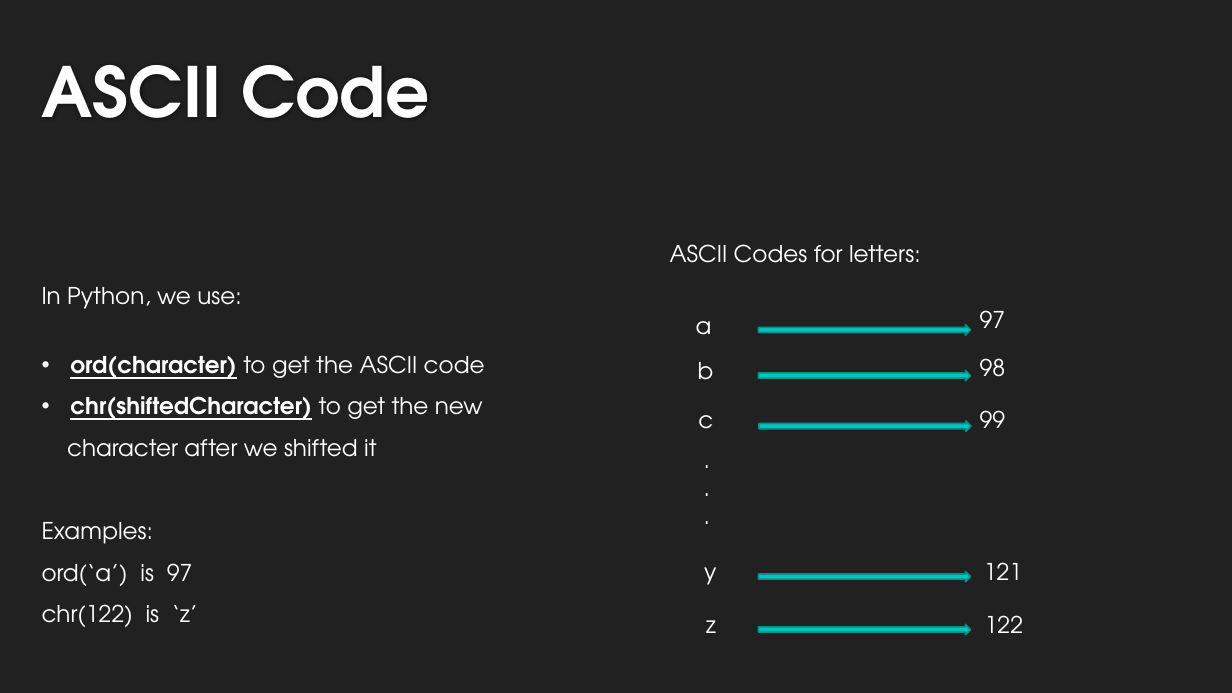
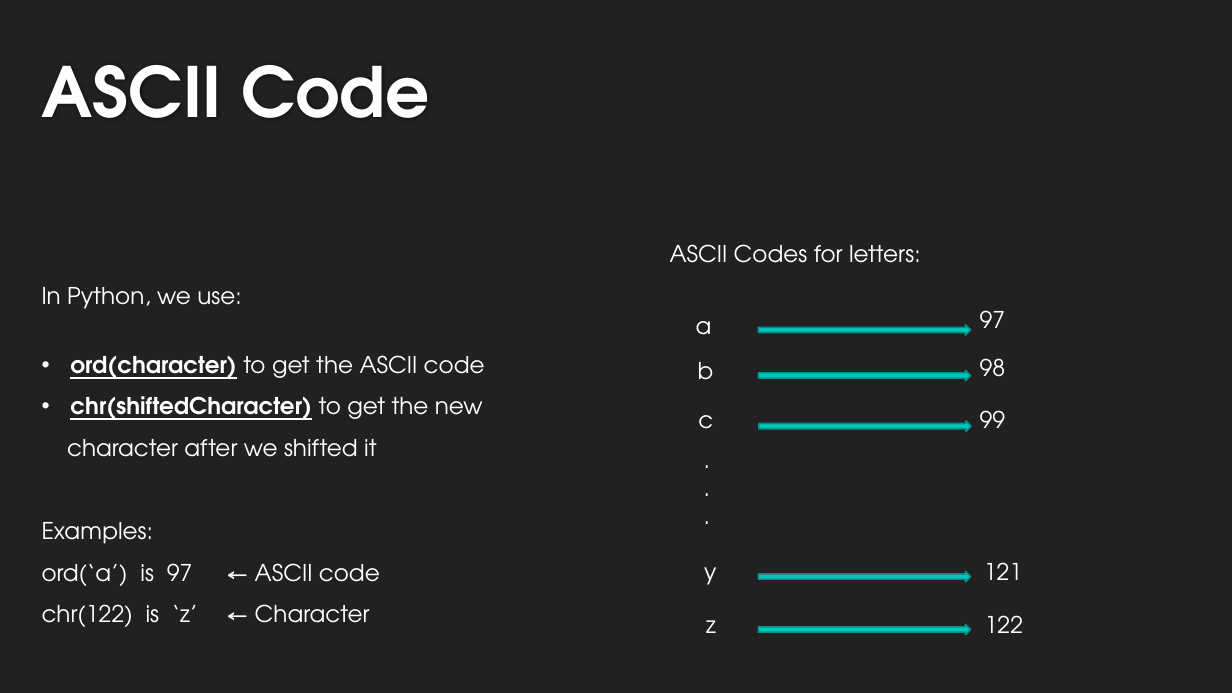
Before and after one commit to lexcass/UATeachLesson3, a slide deck: slide 25 of Lesson3.pptx (slide 11 before the commit). Drawn at 1232x693 pixels with LibreOffice and Linux fonts; fonts in the diff are those of the drawing; background and template pictures are left out. Boxes give left, top, right and bottom in pixels: in the first picture for what was removed or moved away, otherwise in the second. Text is boxed around its words. In the diff, an @@ line names an element or a change of style, - is before the commit and + after.

```diff
--- a/Lesson3.pptx
+++ b/Lesson3.pptx
@@ text at (42,563,380,627): text changed; text colour #FFFFFF to #F5F6F7 @@
-ord(‘a’) is 97
-chr(122) is ‘z’
+ord(‘a’) is 97 ← ASCII code
+chr(122) is ‘z’ ← Character
```
Also in this commit, not shown: 8 other slides changed, 15 slides added.
